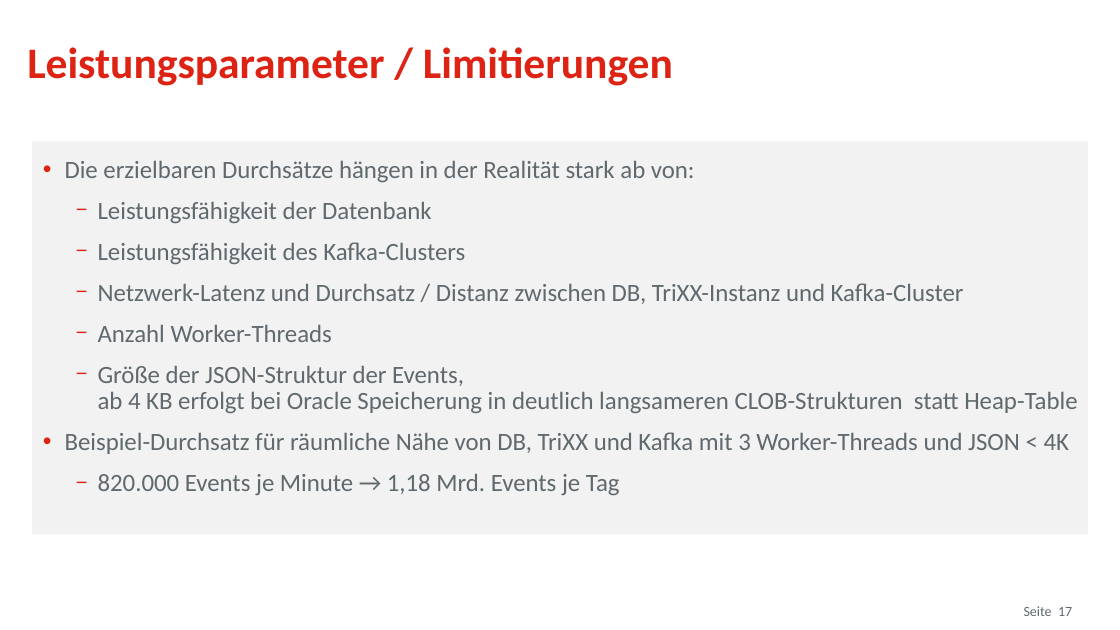
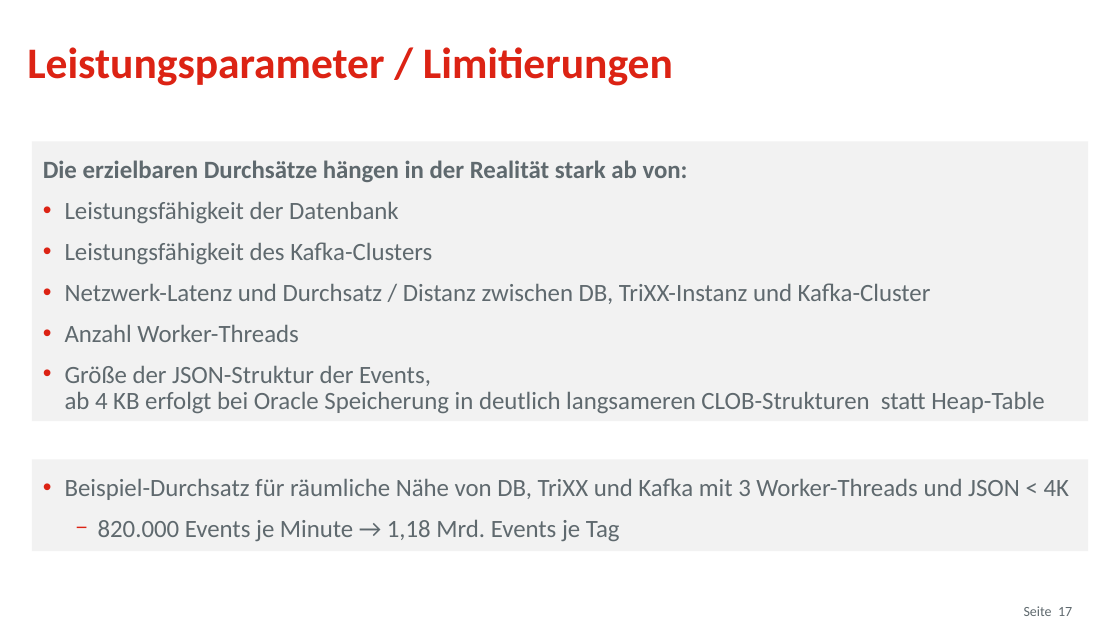
Before and after one commit to osp-ottogroup/movex-cdc, a slide deck: slide 17 of doc/2020-09_TriXX_Otto_QConf.pptx. Drawn at 1120x630 pixels with LibreOffice and Linux fonts; fonts in the diff are those of the drawing; background and template pictures are left out. Boxes give left, top, right and bottom in pixels: in the first picture for what was removed or moved away, otherwise in the second. Text is boxed around its words. In the diff, an @@ line names an element or a change of style, - is before the commit and + after.

```diff
--- a/doc/2020-09_TriXX_Otto_QConf.pptx
+++ b/doc/2020-09_TriXX_Otto_QConf.pptx
@@ rectangle "Die erzielbaren Durchsätze hängen in ...": place and size @@
-rectangle "Die erzielbaren Durchsätze hängen in ..." at bbox=[31, 141, 1088, 534]
+rectangle "Die erzielbaren Durchsätze hängen in ..." at bbox=[31, 141, 1088, 421]
@@ rectangle "Die erzielbaren Durchsätze hängen in ..." at bbox=[31, 141, 1088, 421]: bold on in "Die erzielbaren Durchsätze hängen in der Realität ..."; bullet • to none; bullet − to •; list level 2 to 1 in "Leistungsfähigkeit der Datenbank"; list level 2 to 1 in "Leistungsfähigkeit des Kafka-Clusters"; list level 2 to 1 in "Netzwerk-Latenz und Durchsatz / Distanz ..."; list level 2 to 1 in "Anzahl Worker-Threads"; list level 2 to 1 in "Größe der JSON-Struktur der Events, ..." @@
@@ text in rectangle at bbox=[65, 432, 1069, 495]: paragraphs removed @@
-• Beispiel-Durchsatz für räumliche Nähe von DB, TriXX und Kafka mit 3 Worker-Threads und JSON < 4K
-  − 820.000 Events je Minute → 1,18 Mrd. Events je Tag
@@ rectangle added at bbox=[31, 459, 1088, 551], fill #F2F2F2, 16 pt, text #5F696E @@
+• Beispiel-Durchsatz für räumliche Nähe von DB, TriXX und Kafka mit 3 Worker-Threads und JSON < 4K
+  − 820.000 Events je Minute → 1,18 Mrd. Events je Tag
```
Also in this commit, not shown: 9 other slides changed.
